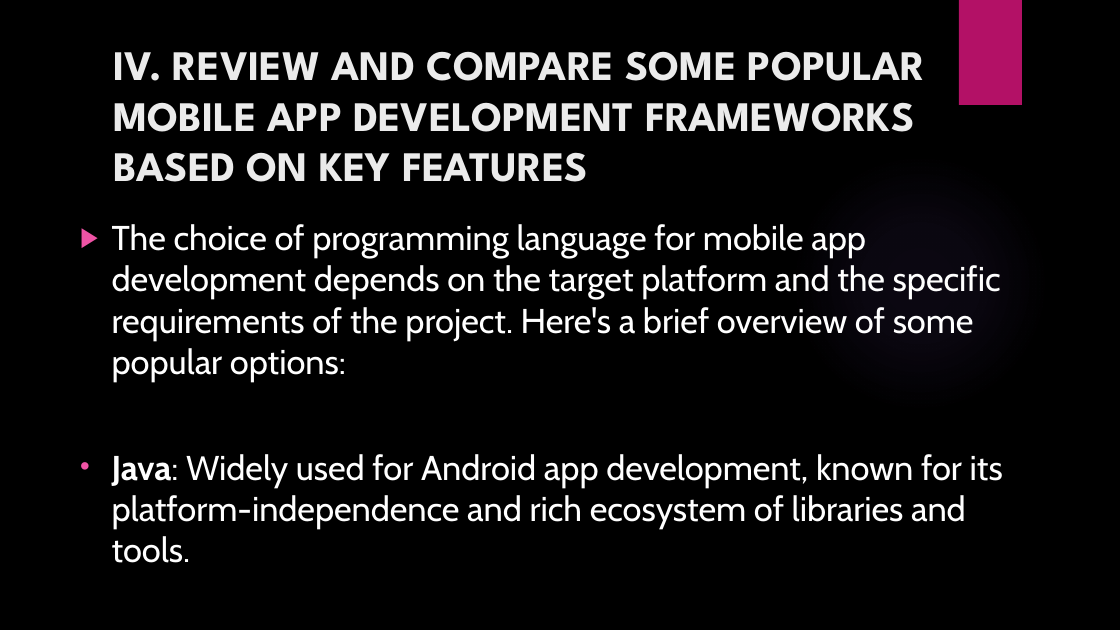
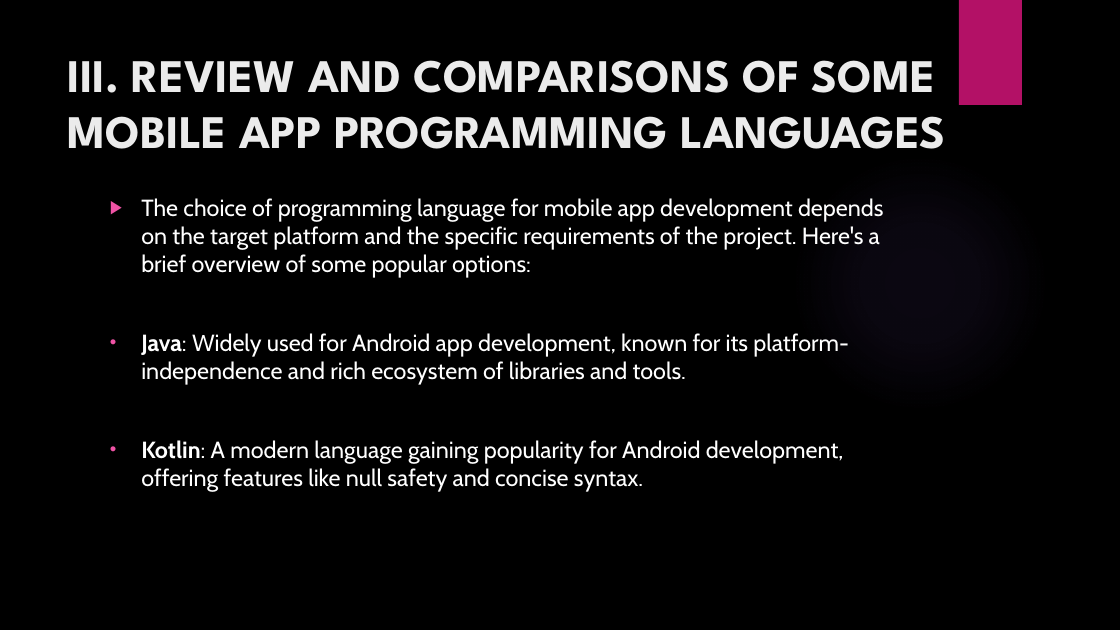
Before and after one commit to QUIN04/CEF-440-GROUP2, a slide deck: slide 7 of TASK 1/CEF 440 - GROUP 2.pptx (slide 10 before the commit). Drawn at 1120x630 pixels with LibreOffice and Linux fonts; fonts in the diff are those of the drawing; background and template pictures are left out. Boxes give left, top, right and bottom in pixels: in the first picture for what was removed or moved away, otherwise in the second. Text is boxed around its words. In the diff, an @@ line names an element or a change of style, - is before the commit and + after.

```diff
--- a/TASK 1/CEF 440 - GROUP 2.pptx
+++ b/TASK 1/CEF 440 - GROUP 2.pptx
@@ title at (68, 60, 946, 149): text changed; size 36 to 40 pt @@
-IV. REVIEW AND COMPARE SOME POPULAR MOBILE APP DEVELOPMENT FRAMEWORKS BASED ON KEY FEATURES
+III. REVIEW AND COMPARISONS OF SOME MOBILE APP PROGRAMMING LANGUAGES
@@ text "The choice of programming language ...": place and size @@
-text "The choice of programming language ..." at (112, 224, 1003, 563)
+text "The choice of programming language ..." at (141, 198, 884, 492)
@@ text "The choice of programming language ..." at (141, 198, 884, 492): size 29.4 to 20 pt @@
```
Also in this commit, not shown: 5 slides added, 3 slides removed.
